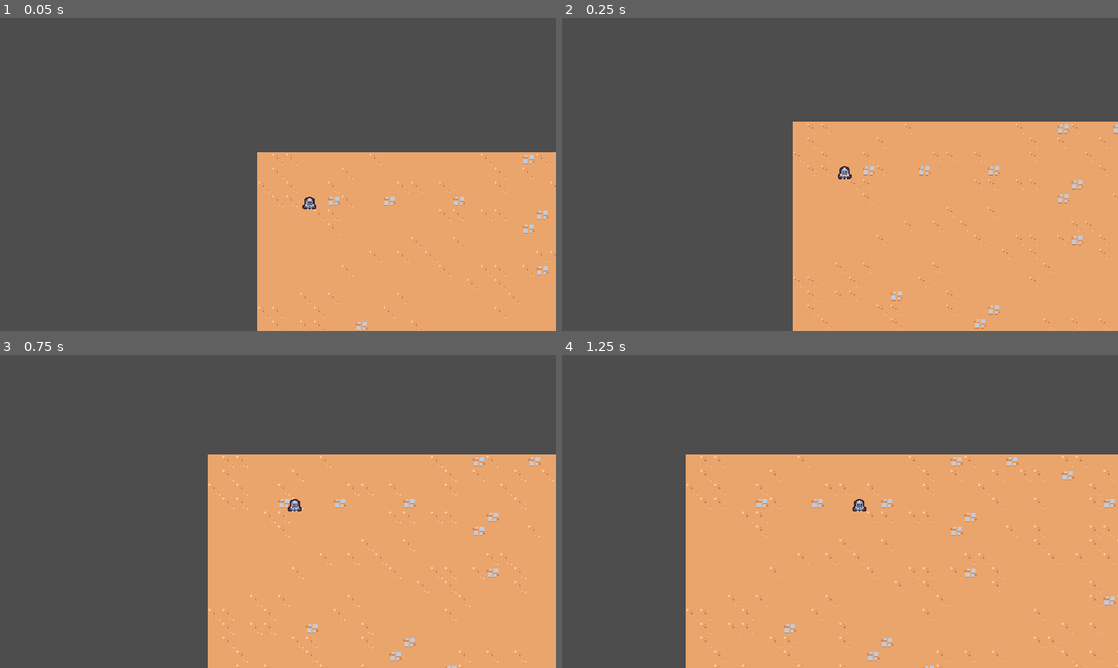
Above: before the commit, frames 1-4 (two rows, left to right).
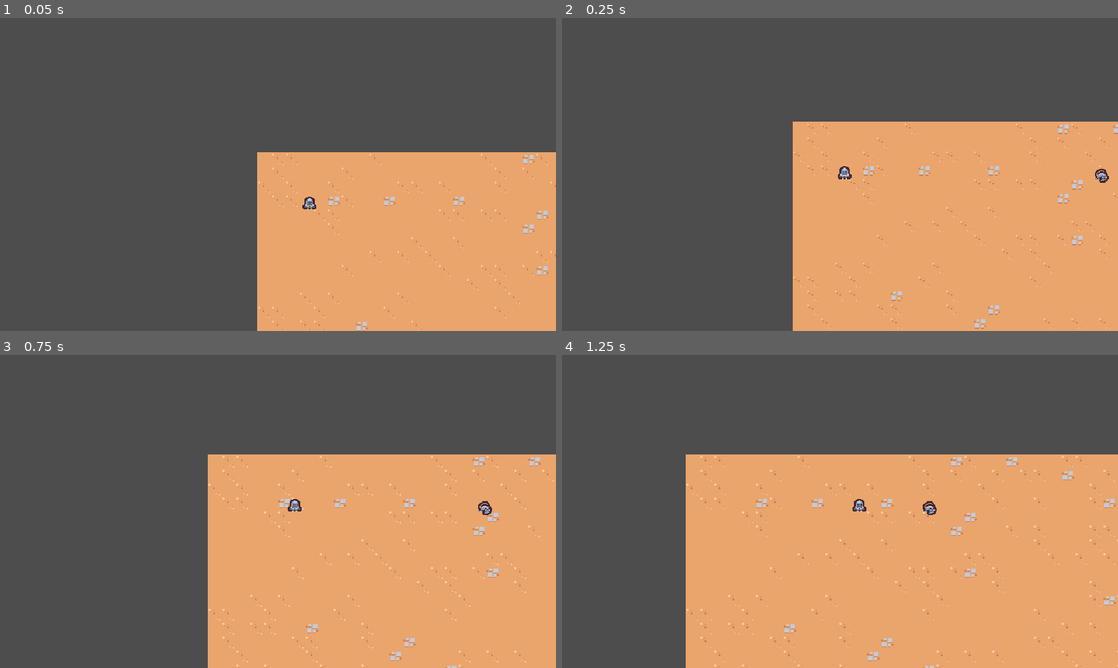
Above: after the commit, the same moments.

Repository: nadeemkhedr/survivor-game-godot
Game: Godot game, scene res://scenes/main/main.tscn
Same seed, same stepped clock (60 frames per second), same inputs: the game is played once before the commit and once after it.
Inputs:
- Up to frame 1 (0.05 s): no input
- Up to frame 2 (0.25 s): no input
- Up to frame 3 (0.75 s): hold D (move_right) from 0.53 s (still down)
- Up to frame 4 (1.25 s): keep holding D (move_right)

Frame 1 is identical in both runs. In frame 2, less than 0.1% of the frame differs, in the area x 95-99%, y 48-53%; in frame 3, less than 0.1%; in frame 4, less than 0.1%, in the area x 64-68%, y 46-52%.

Commit message:
✨ feat: add basic enemies and swing animation

Diff:
--- /dev/null
+++ b/scenes/ability/sword_ability/sword_ability.tscn
@@ -0,0 +1,90 @@
+[gd_scene load_steps=5 format=3 uid="uid://bhh6c5ktxr42o"]
+
+[ext_resource type="Texture2D" uid="uid://b0w1v70oupdac" path="res://scenes/ability/sword_ability/sword.png" id="1_ia7g7"]
+
+[sub_resource type="Animation" id="Animation_men0o"]
+resource_name = "swing"
+length = 0.75
+tracks/0/type = "value"
+tracks/0/imported = false
+tracks/0/enabled = true
+tracks/0/path = NodePath("Sprite2D:rotation")
+tracks/0/interp = 2
+tracks/0/loop_wrap = true
+tracks/0/keys = {
+"times": PackedFloat32Array(0, 0.2, 0.4, 0.75),
+"transitions": PackedFloat32Array(1, 1.68179, 1, 1),
+"update": 0,
+"values": [3.48787e-16, -0.174533, 3.14159, 3.48787e-16]
+}
+tracks/1/type = "value"
+tracks/1/imported = false
+tracks/1/enabled = true
+tracks/1/path = NodePath("Sprite2D:scale")
+tracks/1/interp = 2
+tracks/1/loop_wrap = true
+tracks/1/keys = {
+"times": PackedFloat32Array(0, 0.1, 0.2, 0.3, 0.5, 0.75),
+"transitions": PackedFloat32Array(1, 1, 1, 1, 5.27803, 1),
+"update": 0,
+"values": [Vector2(2.08165e-12, 2.08165e-12), Vector2(1.25, 1.25), Vector2(1, 1), Vector2(2, 2), Vector2(1, 1), Vector2(2.08165e-12, 2.08165e-12)]
+}
+tracks/2/type = "method"
+tracks/2/imported = false
+tracks/2/enabled = true
+tracks/2/path = NodePath(".")
+tracks/2/interp = 1
+tracks/2/loop_wrap = true
+tracks/2/keys = {
+"times": PackedFloat32Array(0.75),
+"transitions": PackedFloat32Array(1),
+"values": [{
+"args": [],
+"method": &"queue_free"
+}]
+}
+
+[sub_resource type="Animation" id="Animation_huvyf"]
+length = 0.001
+tracks/0/type = "value"
+tracks/0/imported = false
+tracks/0/enabled = true
+tracks/0/path = NodePath("Sprite2D:rotation")
+tracks/0/interp = 1
+tracks/0/loop_wrap = true
+tracks/0/keys = {
+"times": PackedFloat32Array(0),
+"transitions": PackedFloat32Array(1),
+"update": 0,
+"values": [0.0]
+}
+tracks/1/type = "value"
+tracks/1/imported = false
+tracks/1/enabled = true
+tracks/1/path = NodePath("Sprite2D:scale")
+tracks/1/interp = 1
+tracks/1/loop_wrap = true
+tracks/1/keys = {
+"times": PackedFloat32Array(0),
+"transitions": PackedFloat32Array(1),
+"update": 0,
+"values": [Vector2(1, 1)]
+}
+
+[sub_resource type="AnimationLibrary" id="AnimationLibrary_2iurt"]
+_data = {
+"RESET": SubResource("Animation_huvyf"),
+"swing": SubResource("Animation_men0o")
+}
+
+[node name="SwordAbility" type="Node2D"]
+
+[node name="AnimationPlayer" type="AnimationPlayer" parent="."]
+autoplay = "swing"
+libraries = {
+"": SubResource("AnimationLibrary_2iurt")
+}
+
+[node name="Sprite2D" type="Sprite2D" parent="."]
+texture = ExtResource("1_ia7g7")
+offset = Vector2(2.08165e-12, -4)
--- /dev/null
+++ b/scenes/ability/sword_ability_controller/sword_ability_controller.gd
@@ -0,0 +1,21 @@
+extends Node
+
+@export var sword_ability: PackedScene
+
+# Called when the node enters the scene tree for the first time.
+func _ready():
+	$Timer.timeout.connect(on_timer_timeout)
+
+
+# Called every frame. 'delta' is the elapsed time since the previous frame.
+func _process(delta):
+	pass
+
+func on_timer_timeout():
+	var player = get_tree().get_first_node_in_group("player") as Node2D
+	if player == null:
+		return
+
+	var sword_instance = sword_ability.instantiate() as Node2D
+	player.get_parent().add_child(sword_instance)
+	sword_instance.global_position = player.global_position
--- /dev/null
+++ b/scenes/ability/sword_ability_controller/sword_ability_controller.tscn
@@ -0,0 +1,12 @@
+[gd_scene load_steps=3 format=3 uid="uid://cwf3yrxtubthc"]
+
+[ext_resource type="Script" path="res://scenes/ability/sword_ability_controller/sword_ability_controller.gd" id="1_saksr"]
+[ext_resource type="PackedScene" uid="uid://bhh6c5ktxr42o" path="res://scenes/ability/sword_ability/sword_ability.tscn" id="2_jimum"]
+
+[node name="SwordAbilityController" type="Node"]
+script = ExtResource("1_saksr")
+sword_ability = ExtResource("2_jimum")
+
+[node name="Timer" type="Timer" parent="."]
+wait_time = 1.5
+autostart = true
--- /dev/null
+++ b/scenes/basic_enemy/basic_enemy.gd
@@ -0,0 +1,21 @@
+extends CharacterBody2D
+
+const MAX_SPEED = 75
+
+# Called when the node enters the scene tree for the first time.
+func _ready():
+	pass # Replace with function body.
+
+
+# Called every frame. 'delta' is the elapsed time since the previous frame.
+func _process(delta):
+	var direction = get_direction_to_player()
+	velocity = direction * MAX_SPEED
+	move_and_slide()
+
+
+func get_direction_to_player():
+	var player_node = get_tree().get_first_node_in_group("player") as Node2D
+	if player_node != null:
+		return (player_node.global_position - global_position).normalized()
+	return Vector2.ZERO
--- /dev/null
+++ b/scenes/basic_enemy/basic_enemy.tscn
@@ -0,0 +1,19 @@
+[gd_scene load_steps=4 format=3 uid="uid://28et6h1b6vgl"]
+
+[ext_resource type="Texture2D" uid="uid://c5q61iq2h0dh2" path="res://scenes/basic_enemy/basic_enemy.png" id="1_8442j"]
+[ext_resource type="Script" path="res://scenes/basic_enemy/basic_enemy.gd" id="1_r7lww"]
+
+[sub_resource type="CircleShape2D" id="CircleShape2D_7dptd"]
+radius = 5.0
+
+[node name="BasicEnemy" type="CharacterBody2D"]
+collision_layer = 0
+script = ExtResource("1_r7lww")
+
+[node name="Sprite2D" type="Sprite2D" parent="."]
+texture = ExtResource("1_8442j")
+offset = Vector2(2.08165e-12, -4)
+
+[node name="CollisionShape2D" type="CollisionShape2D" parent="."]
+position = Vector2(2.08165e-12, -5)
+shape = SubResource("CircleShape2D_7dptd")
--- a/scenes/main/main.tscn
+++ b/scenes/main/main.tscn
@@ -1,9 +1,10 @@
-[gd_scene load_steps=5 format=3 uid="uid://dopww6unq3otg"]
+[gd_scene load_steps=6 format=3 uid="uid://dopww6unq3otg"]
 
 [ext_resource type="PackedScene" uid="uid://hdws7rnqppiw" path="res://scenes/player/player.tscn" id="1_3yrsm"]
 [ext_resource type="PackedScene" uid="uid://cl31a5ofvrldo" path="res://scenes/game_camera/game_camera.tscn" id="1_py7nv"]
 [ext_resource type="TileSet" uid="uid://b2q3j4jyeru7g" path="res://resources/tileset.tres" id="1_x8niw"]
 [ext_resource type="Script" path="res://scenes/game_camera/game_camera.gd" id="2_7j3s4"]
+[ext_resource type="PackedScene" uid="uid://28et6h1b6vgl" path="res://scenes/basic_enemy/basic_enemy.tscn" id="5_1duav"]
 
 [node name="Main" type="Node"]
 
@@ -17,3 +18,6 @@
 
 [node name="Player" parent="." instance=ExtResource("1_3yrsm")]
 position = Vector2(60, 66)
+
+[node name="BasicEnemy" parent="." instance=ExtResource("5_1duav")]
+position = Vector2(375, 66)
--- a/scenes/player/player.tscn
+++ b/scenes/player/player.tscn
@@ -1,13 +1,19 @@
-[gd_scene load_steps=4 format=3 uid="uid://hdws7rnqppiw"]
+[gd_scene load_steps=5 format=3 uid="uid://hdws7rnqppiw"]
 
 [ext_resource type="Texture2D" uid="uid://b1oqq1lvramx4" path="res://scenes/player/player.png" id="1_if3d7"]
 [ext_resource type="Script" path="res://scenes/player/player.gd" id="1_p6gdb"]
+[ext_resource type="PackedScene" uid="uid://cwf3yrxtubthc" path="res://scenes/ability/sword_ability_controller/sword_ability_controller.tscn" id="2_i7lmf"]
 
 [sub_resource type="CircleShape2D" id="CircleShape2D_numjr"]
 radius = 5.0
 
 [node name="Player" type="CharacterBody2D" groups=["player"]]
+collision_layer = 0
 script = ExtResource("1_p6gdb")
+
+[node name="AbilityManager" type="Node" parent="."]
+
+[node name="SwordAbilityController" parent="AbilityManager" instance=ExtResource("2_i7lmf")]
 
 [node name="Sprite2D" type="Sprite2D" parent="."]
 texture = ExtResource("1_if3d7")
Binary file added: scenes/ability/sword_ability/sword.png
Not shown, added: scenes/ability/sword_ability/sword.png.import
Binary file added: scenes/basic_enemy/basic_enemy.png
Not shown, added: scenes/basic_enemy/basic_enemy.png.import
